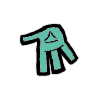
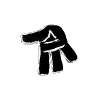
Layer changes from the first (100, 100) image to the second:
added layer "Layer" above "hand-13.png" over [20, 24, 78, 76]
hid "hand-13.png" over [19, 23, 80, 77]
